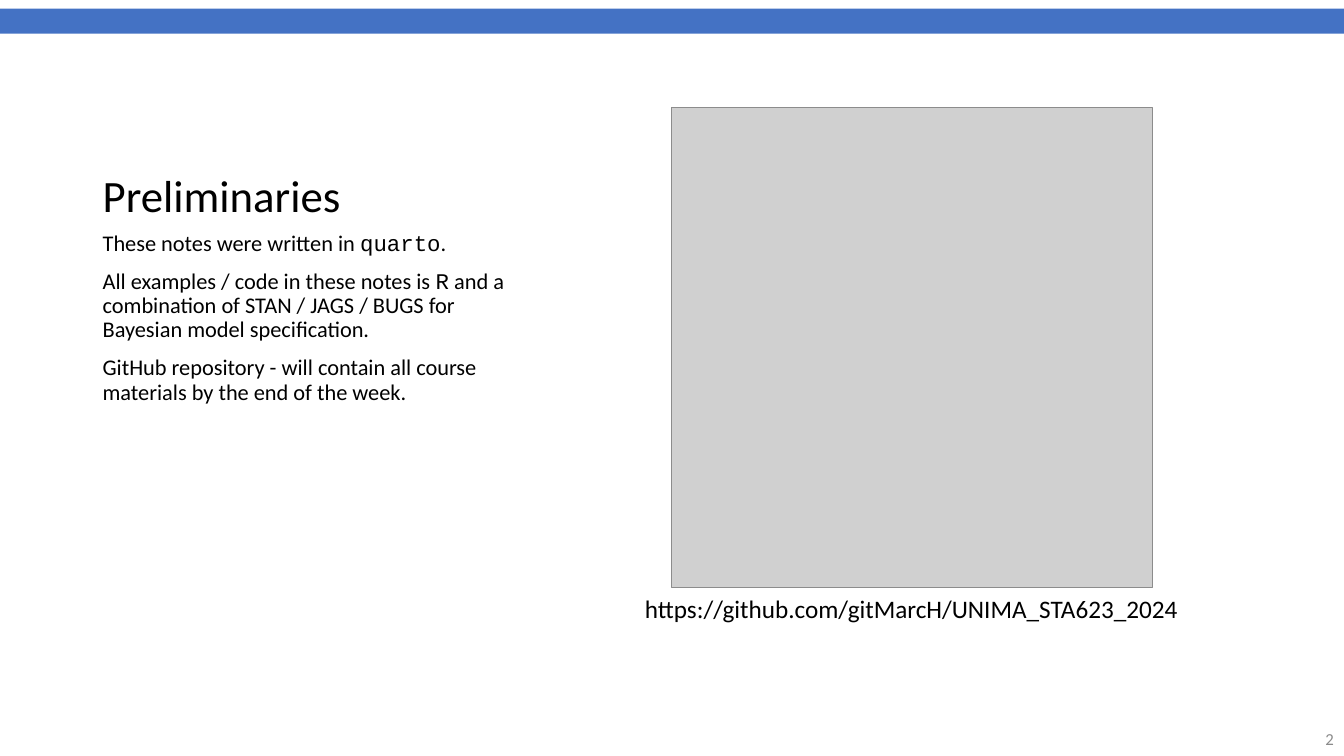
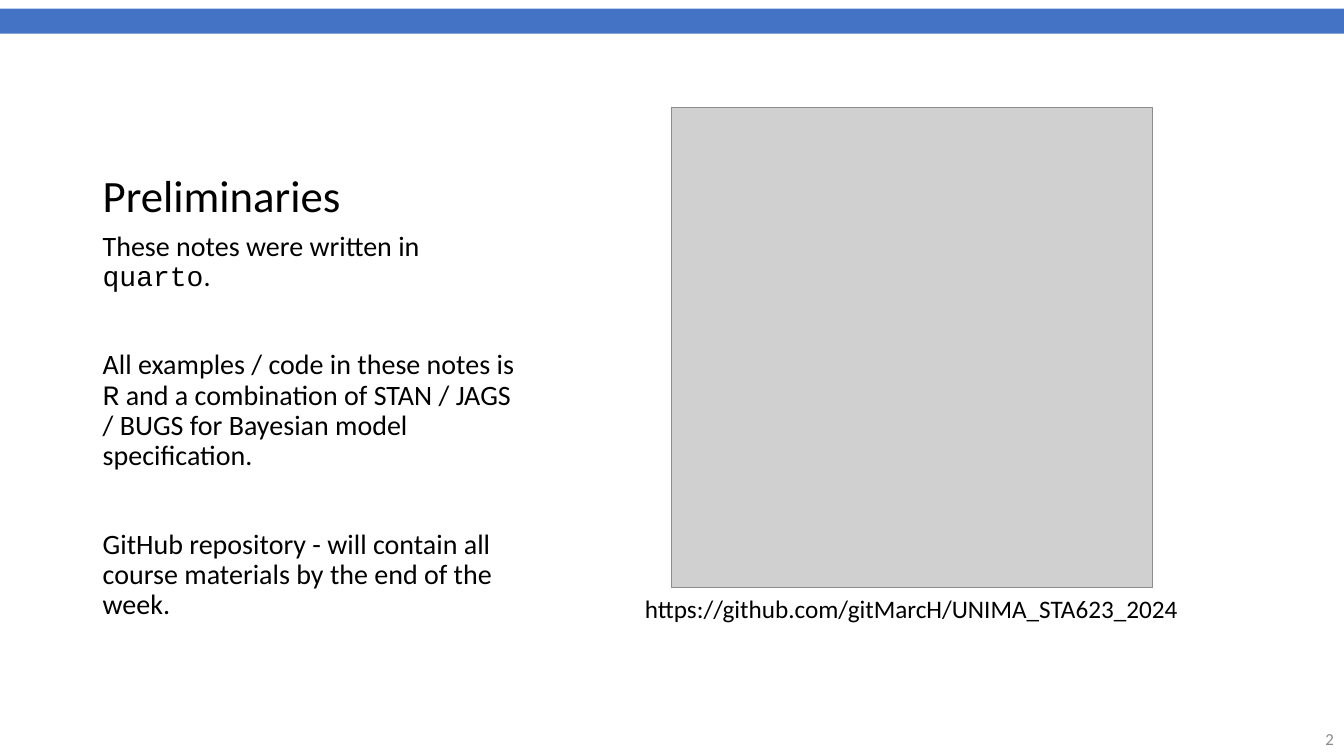
Before and after one commit to gitMarcH/UNIMA_STA623_2024, a slide deck: slide 2 of Lectures/Chanco_STA623_BDA_2024_Henrion_Session3.pptx. Drawn at 1344x756 pixels with LibreOffice and Linux fonts; fonts in the diff are those of the drawing; grey boxes stand for pictures; background and template pictures are left out. Boxes give left, top, right and bottom in pixels: in the first picture for what was removed or moved away, otherwise in the second. Text is boxed around its words. In the diff, an @@ line names an element or a change of style, - is before the commit and + after.

```diff
--- a/Lectures/Chanco_STA623_BDA_2024_Henrion_Session3.pptx
+++ b/Lectures/Chanco_STA623_BDA_2024_Henrion_Session3.pptx
@@ text "These notes were written in ..." at (103, 236, 514, 615): size 16 to 20 pt @@
```
Also in this commit, not shown: 26 other slides changed, 1 slide added, 1 slide removed.
